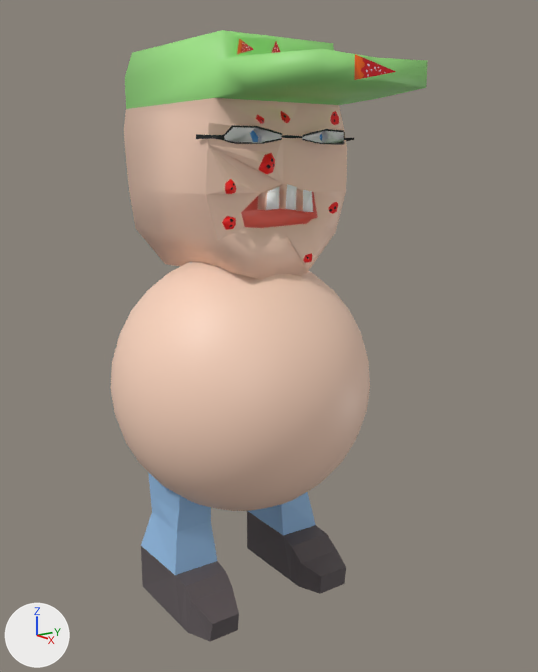
Renders of the Blender file MyCharecterWithBody.blend from each side of a commit.
Camera for both pictures: a 50 mm camera at (6.27, -5.97, 4.69) aimed at (-1.2, -0.75, 2.62). The lights are fixed; the arrows at lower left show +X, +Y and +Z.
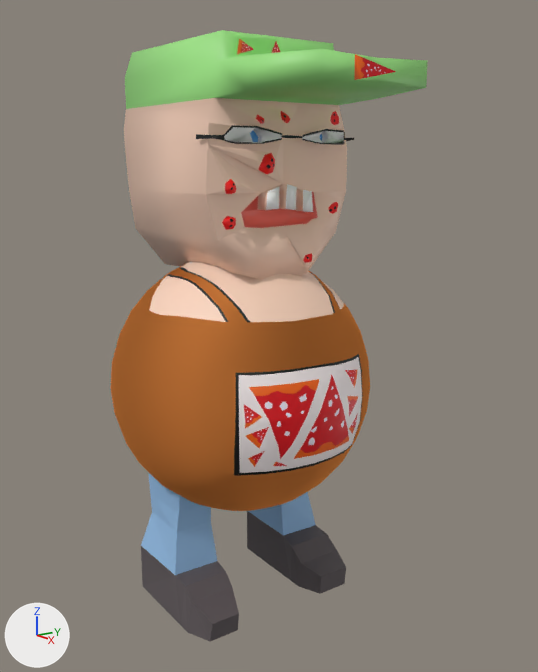
Pixel boxes (x1, y1, x2, y2) of what changed, in the pictures (538 x 672 px):
part 1 of me_sphere, built on: before (214, 285, 263, 334); after (133, 262, 366, 491)
part 2 of me_sphere, recoloured: (111, 291, 370, 511) in both

Patch to the scene script:
```diff
--- a/MyCharecterWithBody.blend.py
+++ b/MyCharecterWithBody.blend.py
@@ mat_aprentbalck @@
+mat_aprentbalck = principled_material('AprentBalck')
+mat_aprentbalck.base_color = (0.0, 0.0, 0.0)  # black #000000
@@ mat_aprentwhitepart @@
+mat_aprentwhitepart = bpy.data.materials.new('AprentWhitePart')
+mat_aprentwhitepart.use_nodes = True; mat_aprentwhitepart.node_tree.nodes.clear()
+_N = mat_aprentwhitepart.node_tree.nodes; _L = mat_aprentwhitepart.node_tree.links
+n0 = _N.new('ShaderNodeOutputMaterial'); n0.name = 'Material Output'
+n1 = _N.new('ShaderNodeBsdfAnisotropic'); n1.name = 'Anisotropic BSDF'
+n1.distribution = 'GGX'
+n1.inputs[0].default_value = (1.0, 0.325, 0.0744, 1.0)  # 'Color', orange #ff9a4d
+n1.inputs[1].default_value = 1.0  # 'Roughness'
+n1.inputs[2].default_value = 0.5  # 'Anisotropy'
+_L.new(n1.outputs[0], n0.inputs[0])  # 'BSDF' to 'Surface'
@@ mat_aprentbackground @@
+mat_aprentbackground = principled_material('AprentBackGround')
+mat_aprentbackground.base_color = (1.0, 0.911, 0.911)  # white #fff5f5
@@ me_sphere @@
 # used by ob_sphere; location = (-1.64, -0.88, 1.9); scale = (1.85, 1.85, 1.85)
-me_sphere.from_pydata(...)  # 1382 vertices, 987 faces; spans x -0.91..1.3, y -0.91..0.91, z -1.55..2.26
+me_sphere.from_pydata(...)  # 2096 vertices, 1333 faces; spans x -0.91..1.3, y -0.91..0.91, z -1.55..2.26
+# me_sphere part 1: 1 vertex removed from x 0.53, y -0.36, z 0.68; 715 vertices added at x -0.28..0.91, y -0.7..0.69, z -0.34..0.87
+# me_sphere part 2: 344 faces spanning x -0.91..0.84, y -0.91..0.91, z -0.87..0.87 switch from mat_body_001 (beige #ffd8c0) to mat_aprentwhitepart
 me_sphere.materials.append(mat_material)
@@ me_sphere @@
 me_sphere.materials.append(mat_jeans)
+me_sphere.materials.append(mat_aprentbackground)  # white #fff5f5
+me_sphere.materials.append(mat_aprentbalck)  # black #000000
```
